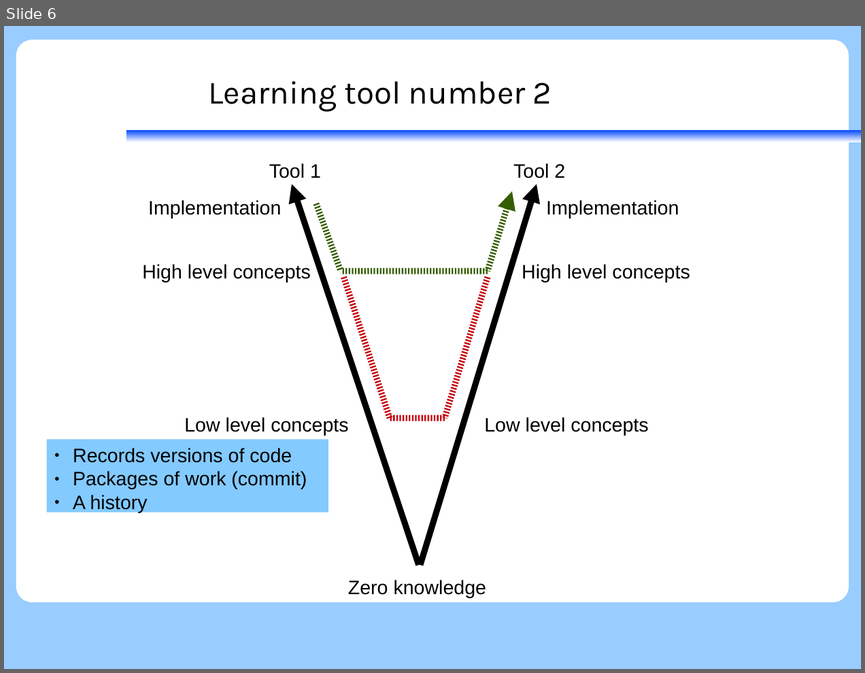
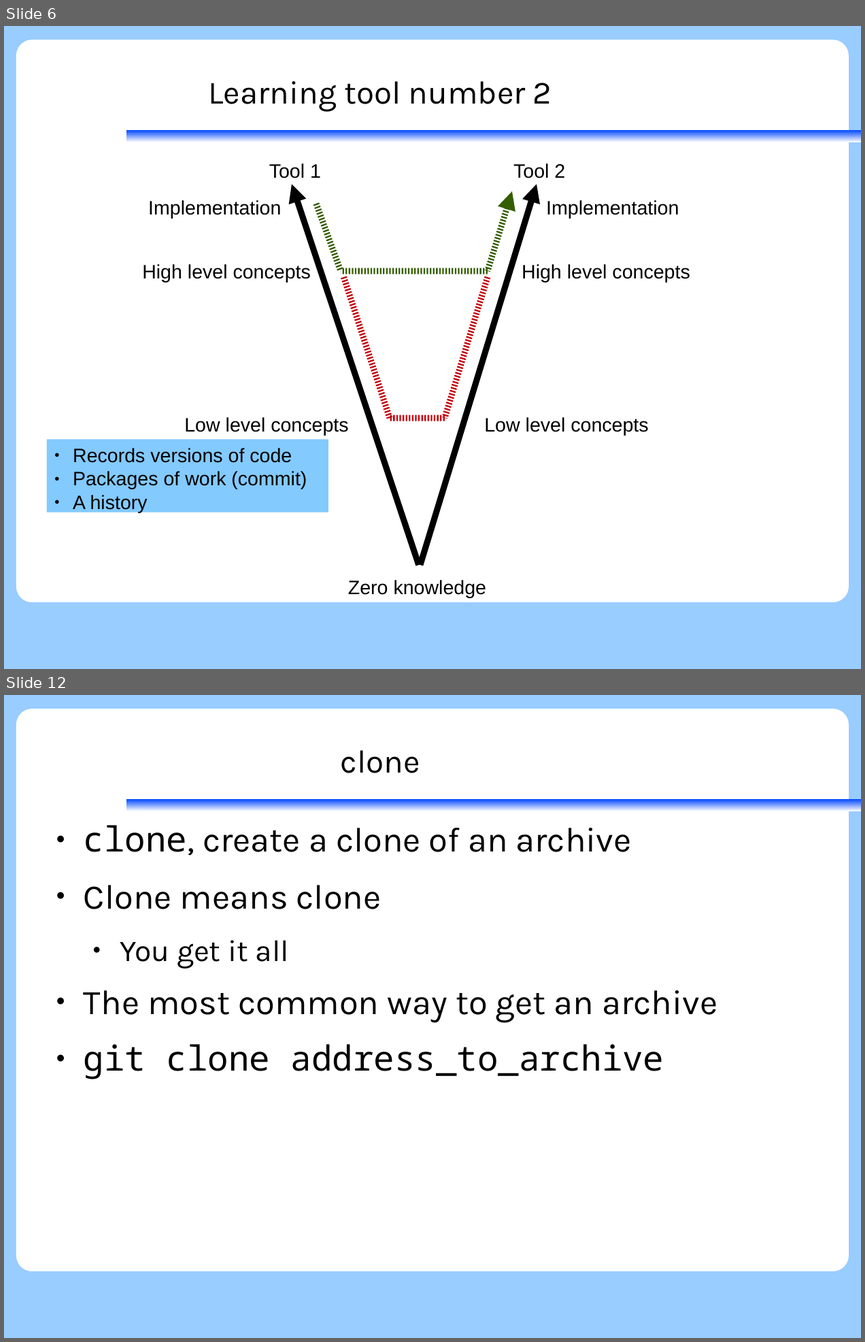
Before and after one commit to KennethNielsen/presentations, a slide deck: git/git.odp. Shown one above the other, each under a label of ours: slide 6 before the commit, slides 6 and 12 after it; the slides between them are not shown. The pictures are 865x673 and 865x1342 pixels, drawn with LibreOffice and Linux fonts; fonts in the diff are those of the drawing; background and template pictures are left out. Boxes give left, top, right and bottom in pixels: in the first picture for what was removed or moved away, otherwise in the second. Text is boxed around its words. In the diff, an @@ line names an element or a change of style, - is before the commit and + after.

```diff
--- a/git/git.odp
+++ b/git/git.odp
@@ slide 12 added at [4, 695, 861, 1338], background #99CCFF; not listed: 2 template elements that a slide beside it also shows @@
@@ title added at [341, 750, 420, 773], 30 pt, text #000000 @@
+clone
@@ text added at [84, 825, 717, 1079], 32 pt, text #000000 @@
+● clone, create a clone of an archive
+● Clone means clone
+  ● You get it all
+● The most common way to get an archive
+● git clone address_to_archive
```
Also in this commit, not shown: 4 slides changed, 8 other slides added, 1 slide removed.
